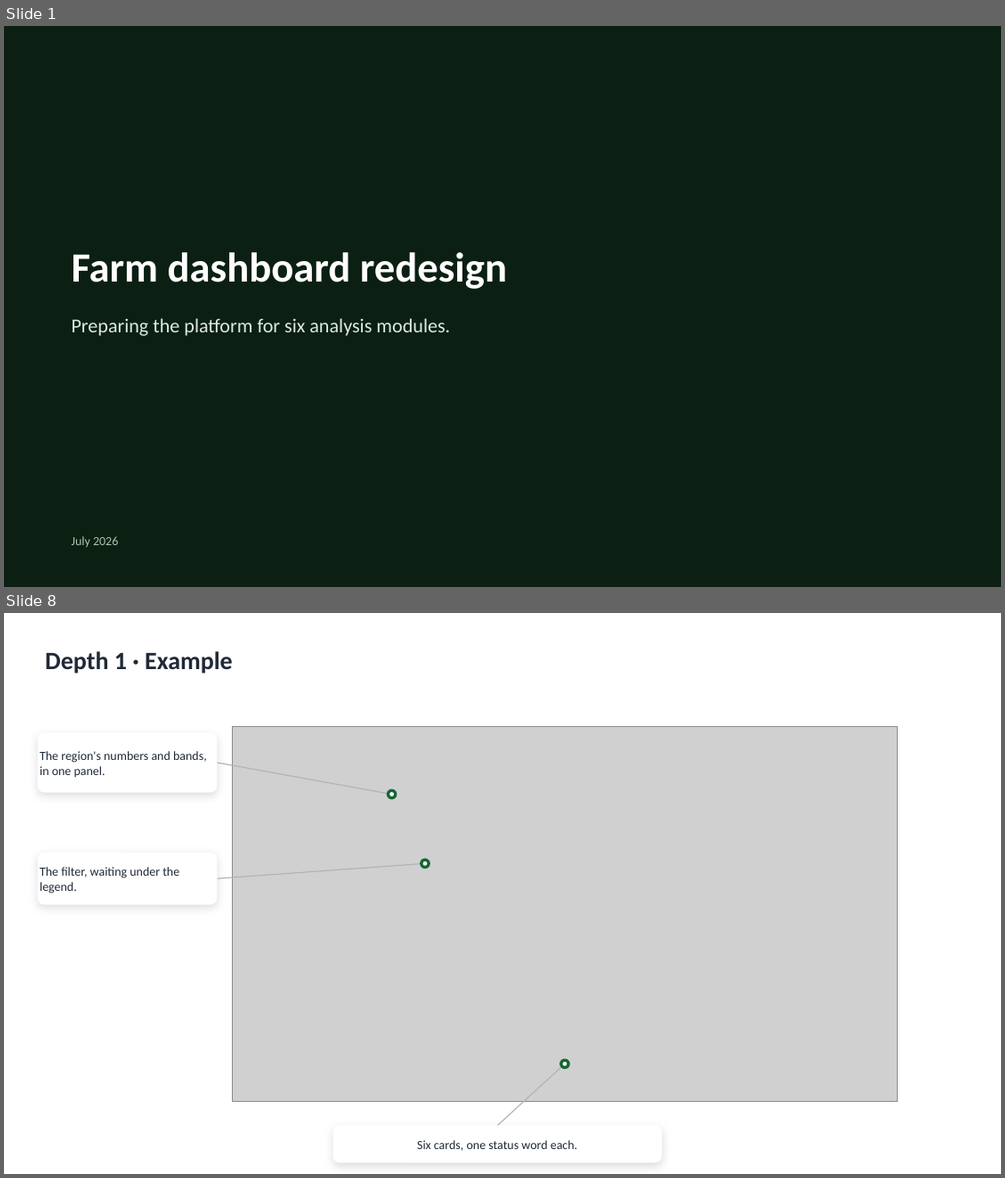
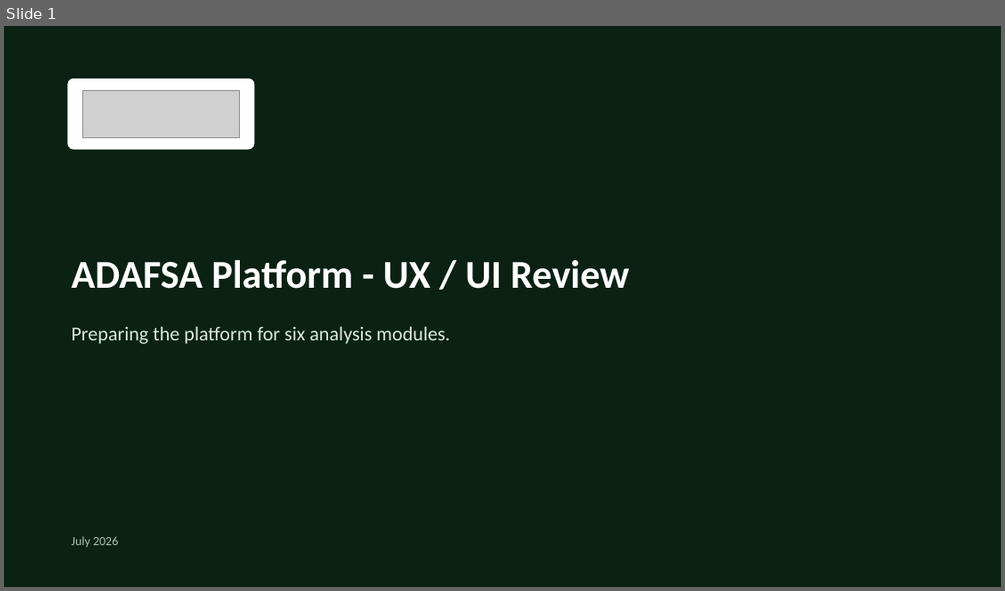
Before and after one commit to romainbigare/adafsa-mockup, a slide deck: presentation/adafsa-redesign-draft.pptx. Shown one above the other, each under a label of ours: slides 1 and 8 before the commit, slide 1 after it; the slides between them are not shown. The pictures are 1005x1178 and 1005x591 pixels, drawn with LibreOffice and Linux fonts; fonts in the diff are those of the drawing; grey boxes stand for pictures; background and template pictures are left out. Boxes give left, top, right and bottom in pixels: in the first picture for what was removed or moved away, otherwise in the second. Text is boxed around its words. In the diff, an @@ line names an element or a change of style, - is before the commit and + after.

```diff
--- a/presentation/adafsa-redesign-draft.pptx
+++ b/presentation/adafsa-redesign-draft.pptx
@@ slide 8 removed at (4,613,1001,1174), background #FFFFFF @@
@@ text removed at (45,651,233,674) @@
-Depth 1 · Example
@@ rounded rectangle removed at (38,732,217,793) @@
-The region's numbers and bands, in one panel.
@@ picture removed at (232,727,898,1102) @@
@@ line removed from (217, 763) to (392, 794) @@
@@ ellipse removed at (387,788,397,799) @@
@@ ellipse removed at (390,793,395,797) @@
@@ rounded rectangle removed at (38,852,217,905) @@
-The filter, waiting under the legend.
@@ line removed from (217, 878) to (425, 863) @@
@@ ellipse removed at (420,859,430,868) @@
@@ ellipse removed at (423,861,428,866) @@
@@ line removed from (498, 1126) to (565, 1064) @@
@@ ellipse removed at (559,1059,570,1070) @@
@@ ellipse removed at (563,1062,567,1066) @@
@@ rounded rectangle removed at (333,1126,662,1163) @@
-Six cards, one status word each.
@@ slide 1 changed as well @@
@@ rectangle at (4,26,1001,587): fill #0B1F12 at 84% opacity to #0B1F12 at 78% opacity @@
@@ rounded rectangle added at (67,79,254,150), fill #FFFFFF @@
@@ picture added at (82,90,240,137) @@
@@ text removed at (72,252,507,289) @@
-Farm dashboard redesign
@@ text added at (72,260,629,289), 38 pt, text #FFFFFF, bold @@
+ADAFSA Platform - UX / UI Review
@@ text "Preparing the platform for six ...": place and size @@
-text "Preparing the platform for six ..." at (72,318,450,336)
+text "Preparing the platform for six ..." at (72,326,450,344)
```
Also in this commit, not shown: 2 other slides changed, 12 slides added, 8 other slides removed, 17 other files.
